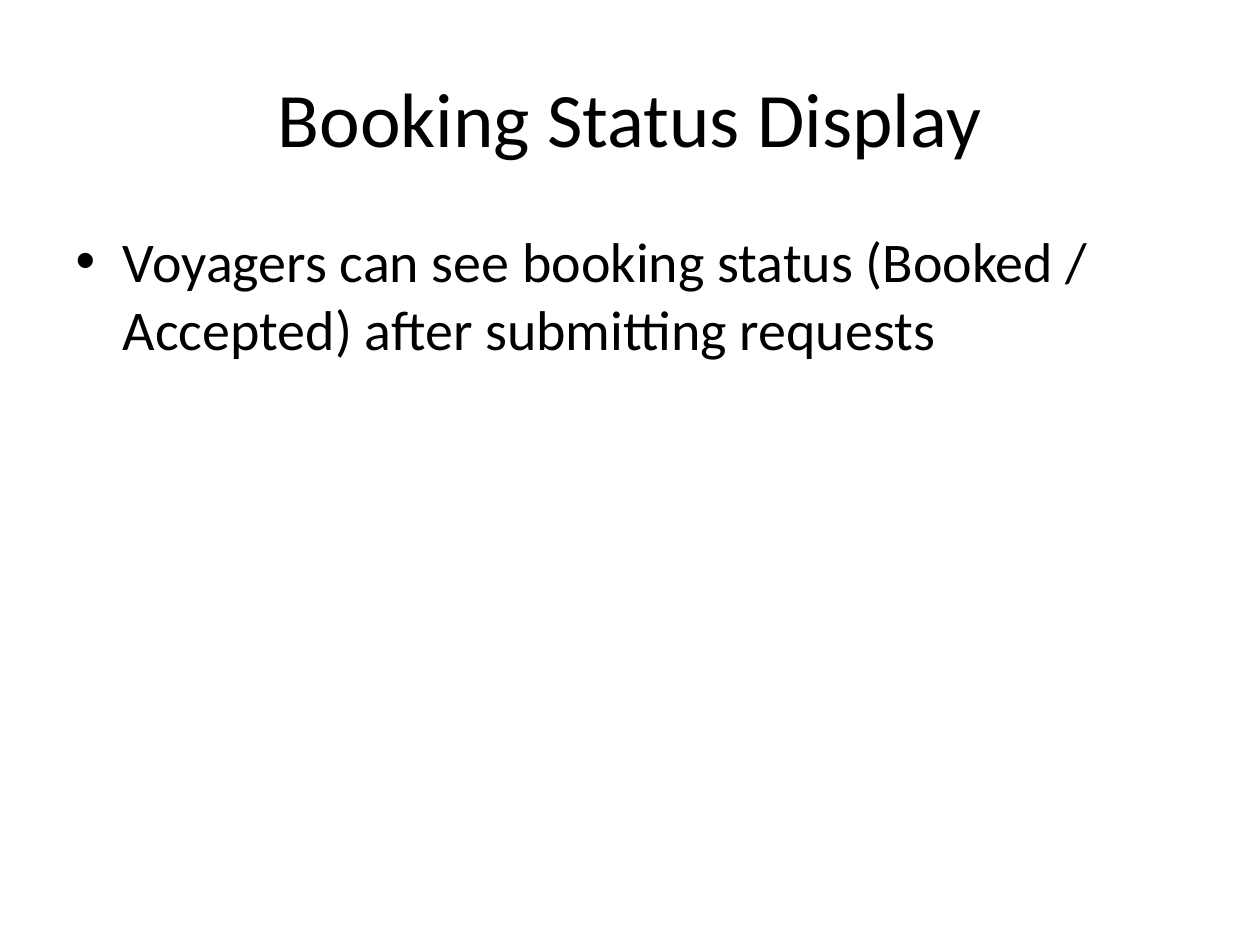
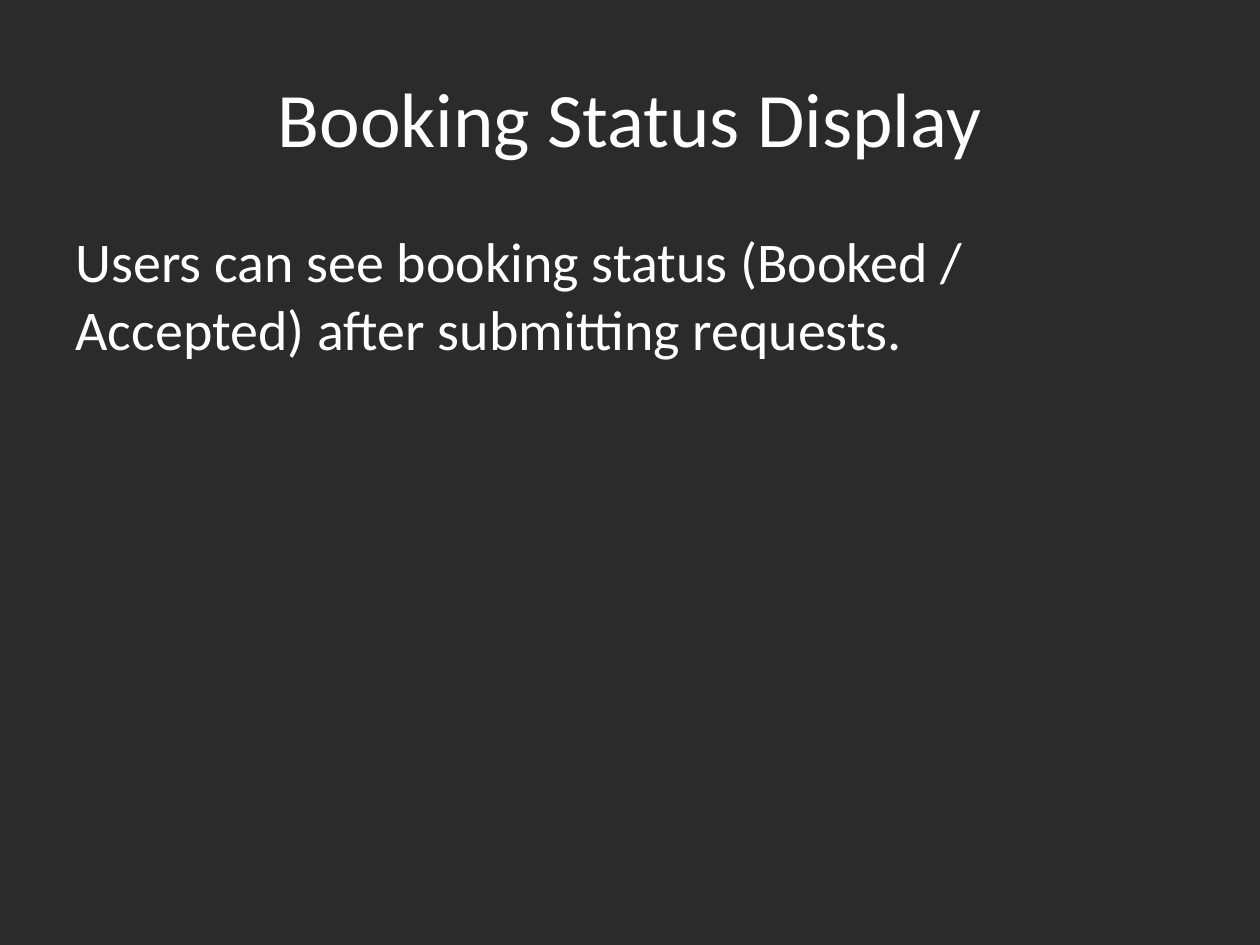
Before and after one commit to Debadrita-rgb/Cruise-Management, a slide deck: slide 9 of presentation/Aurelia_Cruise_Project_Presentation.pptx (slide 17 before the commit). Drawn at 1260x945 pixels with LibreOffice and Linux fonts; fonts in the diff are those of the drawing; background and template pictures are left out; a plain dark background stands for a picture behind light text. Boxes give left, top, right and bottom in pixels: in the first picture for what was removed or moved away, otherwise in the second. Text is boxed around its words. In the diff, an @@ line names an element or a change of style, - is before the commit and + after.

```diff
--- a/presentation/Aurelia_Cruise_Project_Presentation.pptx
+++ b/presentation/Aurelia_Cruise_Project_Presentation.pptx
@@ background #FFFFFF to picture (left out) @@
@@ title "Booking Status Display" at (278, 93, 980, 161): text colour #000000 to #FFFFFF @@
@@ text at (76, 241, 927, 360): text changed; text colour #000000 to #FFFFFF @@
-• Voyagers can see booking status (Booked / Accepted) after submitting requests
+Users can see booking status (Booked / Accepted) after submitting requests.
```
Also in this commit, not shown: 23 other slides changed, 11 slides added, 1 slide removed, 30 other files.
